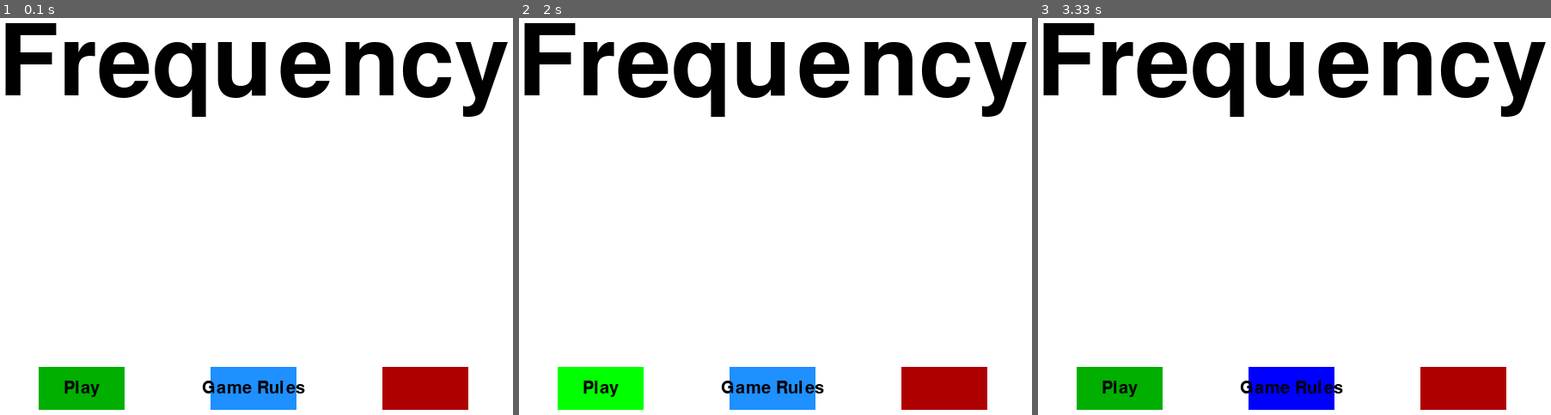
Above: before the commit, frames 1-3 (left to right).
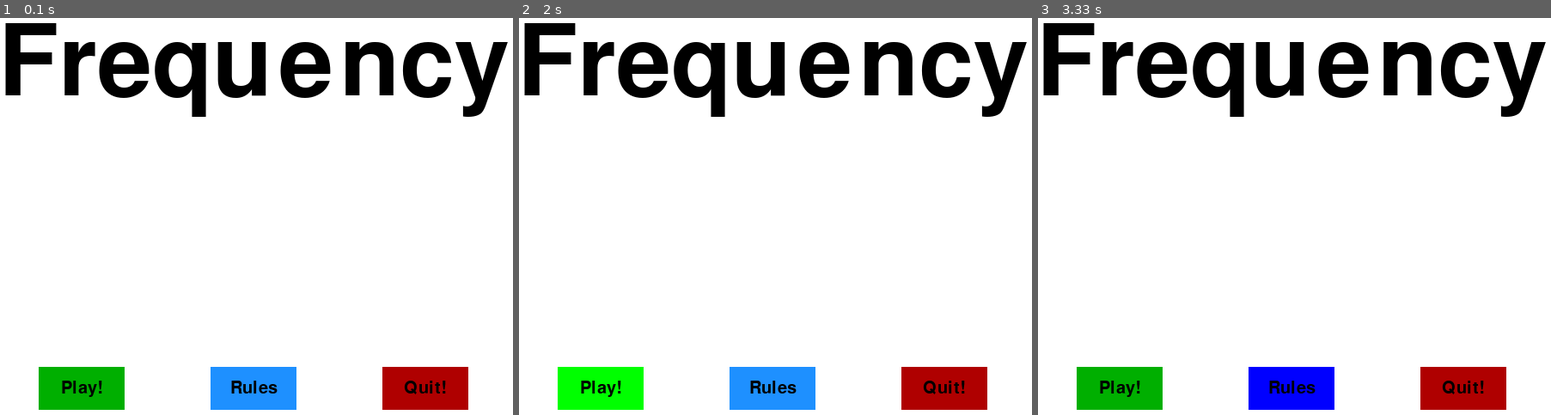
Above: after the commit, the same moments.

Repository: EljakimHerrewijnen/Project2_HRO_PyGame
Game: pygame game, started from Python_project_2.py
The game is run twice, just before and just after one commit, with the same random seed, the same clock (stepped at 60 frames per second) and the same inputs.
Inputs (mouse positions are in pixels of both pictures, inside the frame that each line leads up to):
- Up to frame 1 (0.1 s): no input
- Up to frame 2 (2 s): press the mouse at (770, 387) at 0.37 s; move the mouse to (760, 220) at 0.47 s; release the mouse at (744, 53) at 0.6 s; click (601, 387) at 1.77 s, where only the run after the commit has a clickable "Play!"
- Up to frame 3 (3.33 s): press the mouse at (1120, 387) at 2.03 s; move the mouse to (1140, 212) at 2.13 s; release the mouse at (1155, 37) at 2.27 s; click (1125, 391) at 2.93 s; press the mouse at (1289, 387) at 3.2 s; move the mouse to (1207, 224) at 3.3 s

The runs differ from the first frame. In frame 1, 0.7% of the frame differs, in the area x 12-87%, y 91-96%; in frame 2, 0.7%; in frame 3, 0.7%.

Commit message:
project 2 menu

Diff:
--- a/Python_project_2.py
+++ b/Python_project_2.py
@@ -19,7 +19,6 @@
 
 block_color = (53,115,255)
 
-car_width = 73
 
 gameDisplay = pygame.display.set_mode((display_width,display_height))
 pygame.display.set_caption('Frequency')
@@ -53,14 +52,20 @@
 
 
         mouse = pygame.mouse.get_pos()
+        click = pygame.mouse.get_pressed()
+
 
         if 150+100 > mouse[0] > 150 and 500+50 > mouse[1] > 500:
             pygame.draw.rect(gameDisplay, bright_green, (150,500,100,50))
+            #if click[0] == 1:
+                #game_loop()
+
+
         else:
             pygame.draw.rect(gameDisplay, green, (150,500,100,50))
 
         smallText = pygame.font.Font('freesansbold.ttf', 20)
-        textSurf, textRect = text_objects('Play', smallText)
+        textSurf, textRect = text_objects('Play!', smallText)
         textRect.center = ( (150+(100/2)), (500+(50/2)) )
         gameDisplay.blit(textSurf, textRect)
 
@@ -68,19 +73,32 @@
 
 
         if 350+100 > mouse[0] > 350 and 500+50 > mouse[1] > 500:
-            pygame.draw.rect(gameDisplay, bright_blue, (350, 500, 100, 50))
+            pygame.draw.rect(gameDisplay, bright_blue, (350,500,100,50))
+            #if click[0] is == 1:
+                #Rules_loop()
         else:
             pygame.draw.rect(gameDisplay, blue, (350,500,100,50))
 
         smallText = pygame.font.Font('freesansbold.ttf', 20)
-        textSurf, textRect = text_objects('Game Rules', smallText)
+        textSurf, textRect = text_objects('Rules', smallText)
         textRect.center = ( (350+(100/2)), (500+(50/2)) )
         gameDisplay.blit(textSurf, textRect)
 
+
+
+
         if 550+100 > mouse[0] > 550 and 500+50 > mouse[1] > 500:
             pygame.draw.rect(gameDisplay, bright_red, (550,500,100,50))
+            if click[0] == 1:
+                pygame.quit()
+                quit()
         else:
             pygame.draw.rect(gameDisplay, red, (550,500,100,50))
+
+        smallText = pygame.font.Font('freesansbold.ttf', 20)
+        textSurf, textRect = text_objects('Quit!', smallText)
+        textRect.center = ( (550+(100/2)), (500+(50/2)) )
+        gameDisplay.blit(textSurf, textRect)
 
 
         pygame.display.update()
